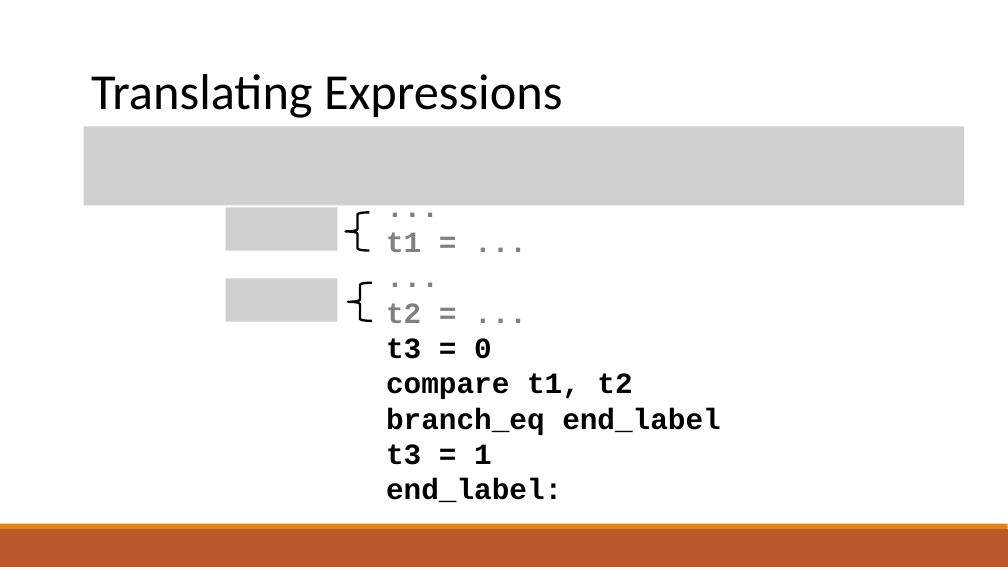
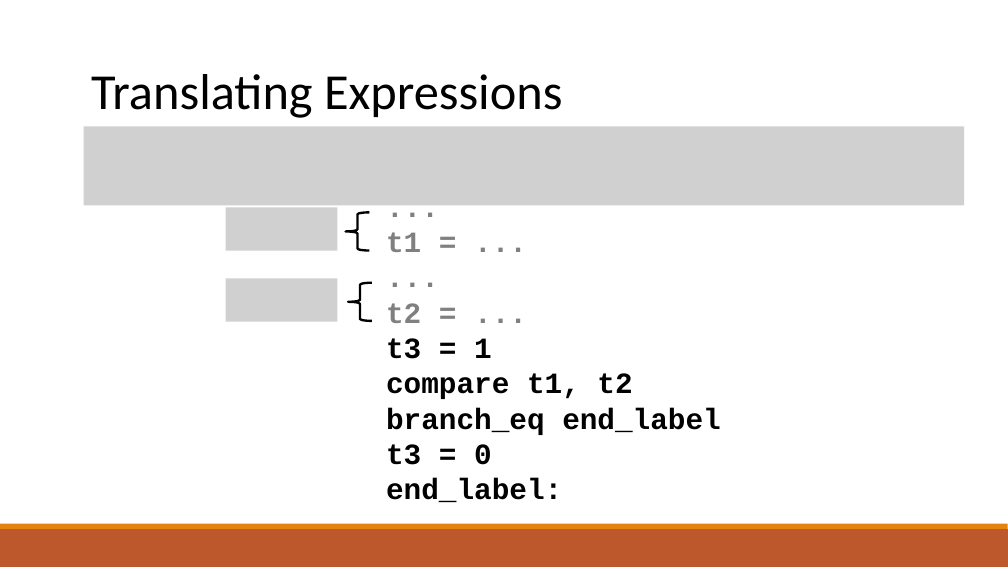
Before and after one commit to raghadzeidan/COMPILATION_TAU_FOR_STUDENTS, a slide deck: slide 17 of new_slides/IR.pptx. Drawn at 1008x567 pixels with LibreOffice and Linux fonts; fonts in the diff are those of the drawing; grey boxes stand for pictures. Boxes give left, top, right and bottom in pixels: in the first picture for what was removed or moved away, otherwise in the second. Text is boxed around its words. In the diff, an @@ line names an element or a change of style, - is before the commit and + after.

```diff
--- a/new_slides/IR.pptx
+++ b/new_slides/IR.pptx
@@ text at [386, 338, 492, 359]: text changed @@
-t3 = 0
+t3 = 1
@@ text at [386, 444, 492, 465]: text changed @@
-t3 = 1
+t3 = 0
```
Also in this commit, not shown: 3 other slides changed, 1 other file.
